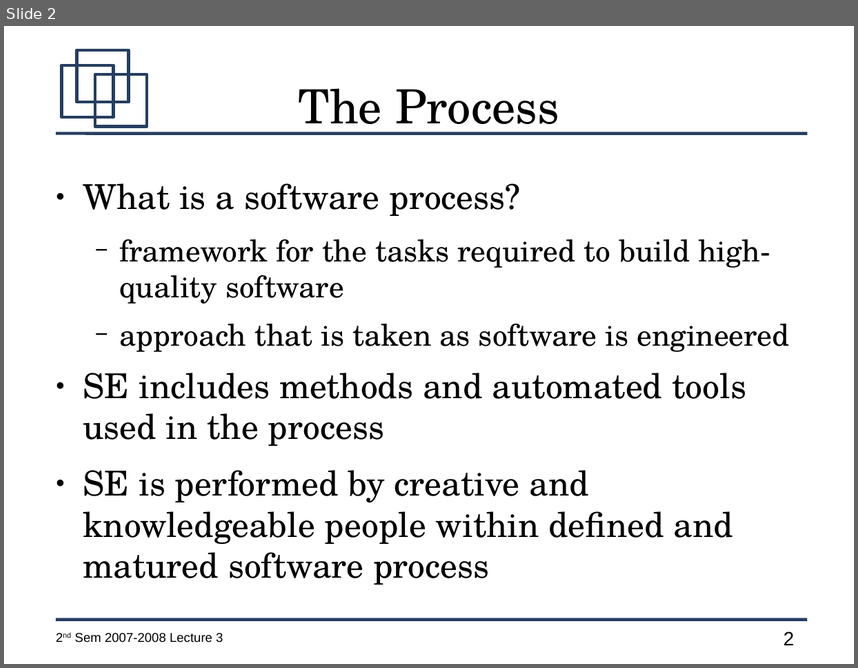
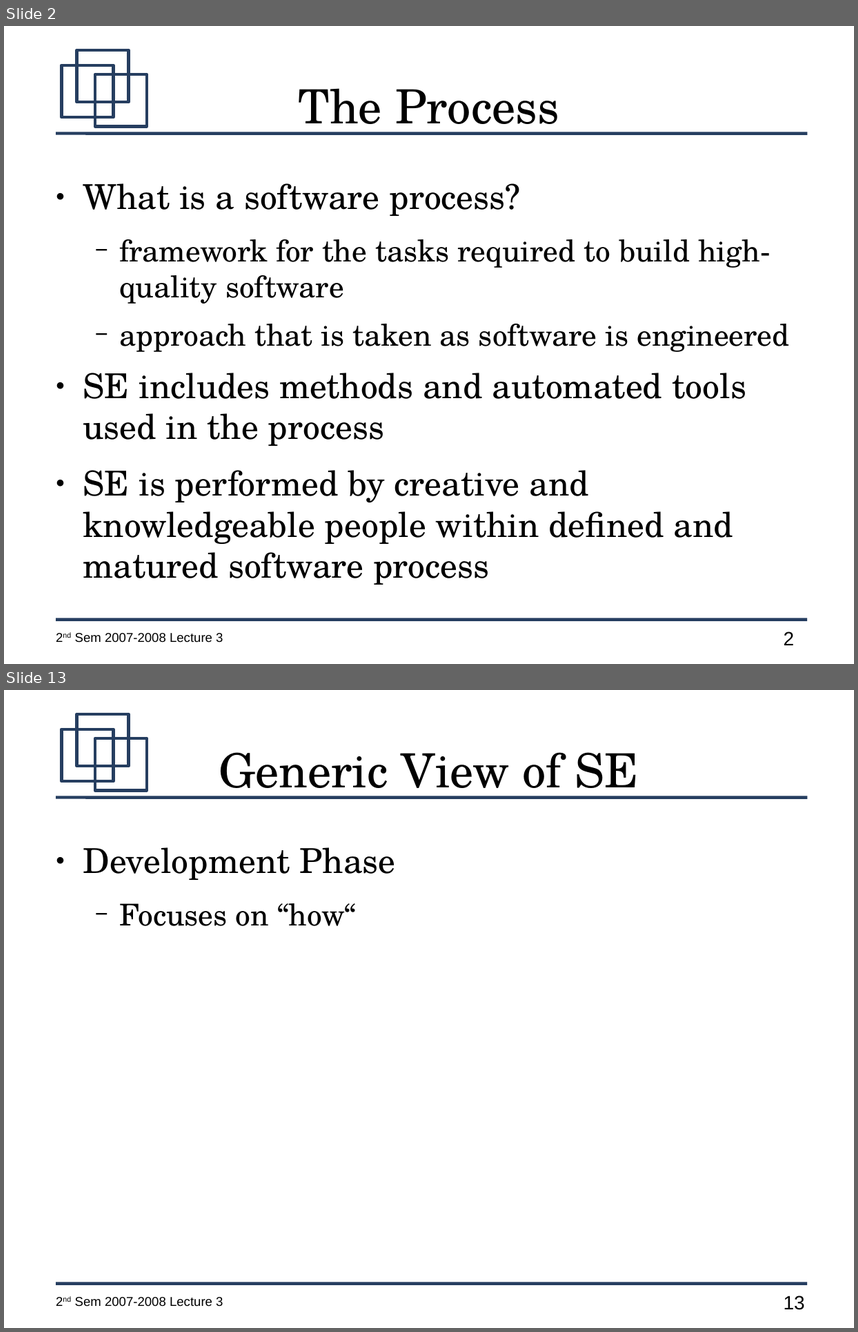
Before and after one commit to jachermocilla/jach-homepage, a slide deck: CMSC128-2nd-Sem-2007-L3.odp. Shown one above the other, each under a label of ours: slide 2 before the commit, slides 2 and 13 after it; the slides between them are not shown. The pictures are 858x668 and 858x1332 pixels, drawn with LibreOffice and Linux fonts; fonts in the diff are those of the drawing. Boxes give left, top, right and bottom in pixels: in the first picture for what was removed or moved away, otherwise in the second. Text is boxed around its words. In the diff, an @@ line names an element or a change of style, - is before the commit and + after.

```diff
--- a/CMSC128-2nd-Sem-2007-L3.odp
+++ b/CMSC128-2nd-Sem-2007-L3.odp
@@ slide 13 added at bbox=[4, 690, 854, 1328], background #FFFFFF; not listed: 7 template elements that a slide beside it also shows @@
@@ title added at bbox=[219, 752, 638, 799], 44 pt, text #000000 @@
+Generic View of SE
@@ text added at bbox=[83, 847, 396, 926], 32 pt, text #000000 @@
+● Development Phase
+  − Focuses on “how“
```
Also in this commit, not shown: 10 other slides added.
